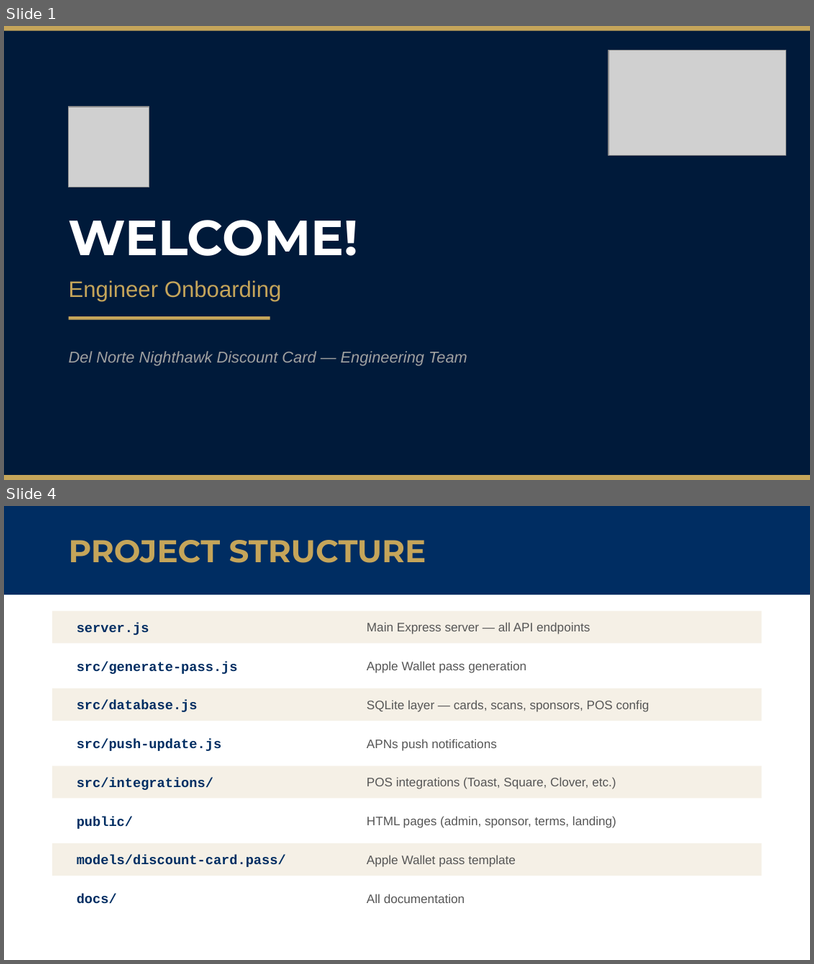
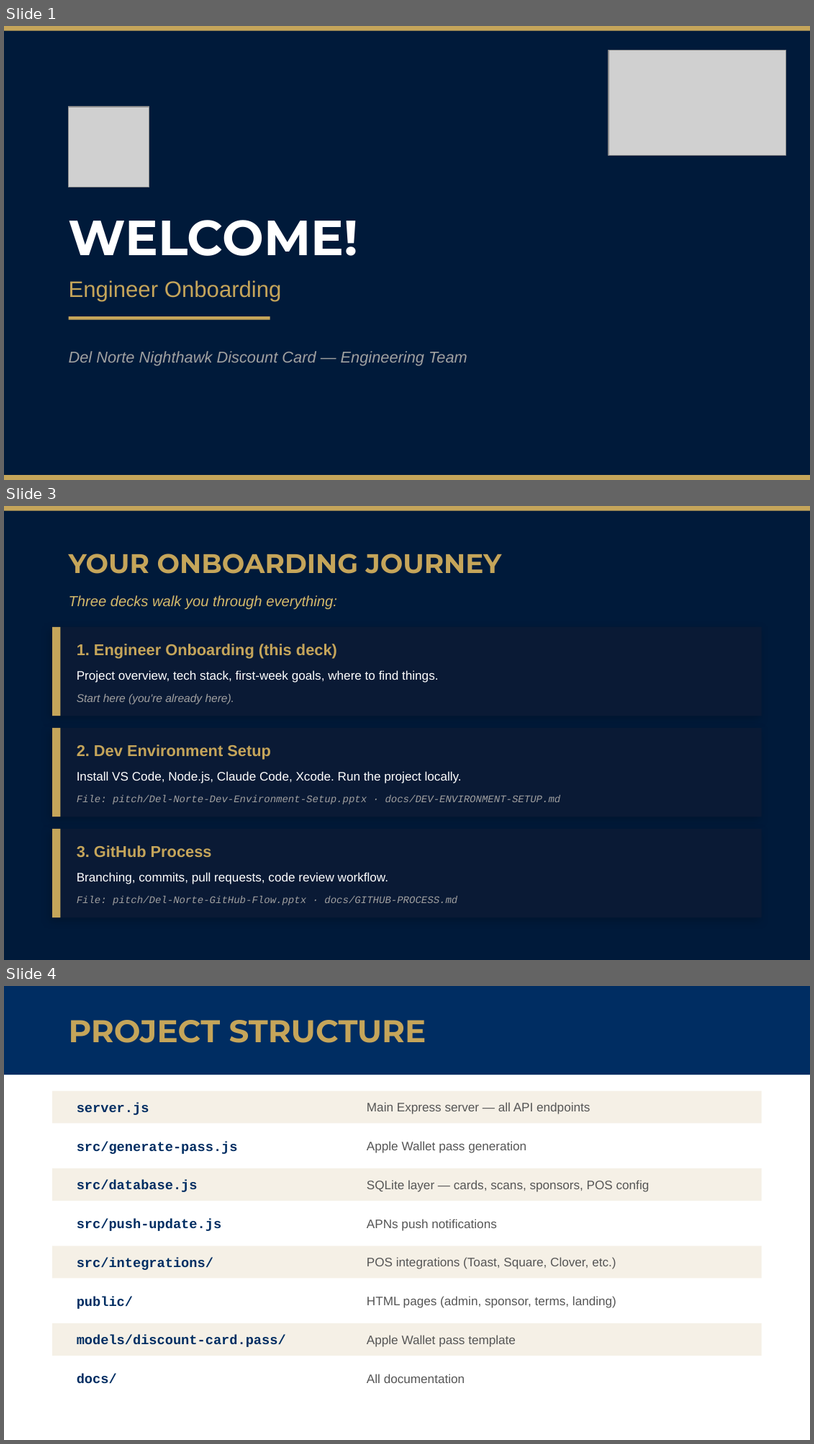
Before and after one commit to hoserR9/school-discount-pass, a slide deck: pitch/Del-Norte-Engineer-Onboarding.pptx. Shown one above the other, each under a label of ours: slides 1 and 4 before the commit, slides 1, 3 and 4 after it; the slides between them are not shown. The pictures are 814x964 and 814x1444 pixels, drawn with LibreOffice and Linux fonts; fonts in the diff are those of the drawing; grey boxes stand for pictures. Boxes give left, top, right and bottom in pixels: in the first picture for what was removed or moved away, otherwise in the second. Text is boxed around its words. In the diff, an @@ line names an element or a change of style, - is before the commit and + after.

```diff
--- a/pitch/Del-Norte-Engineer-Onboarding.pptx
+++ b/pitch/Del-Norte-Engineer-Onboarding.pptx
@@ slide 3 added at [4,506,810,960], background #001A3A @@
@@ rectangle added at [4,506,810,511], fill #C5A55A @@
@@ text added at [69,554,502,574], 24 pt, text #C5A55A, bold @@
+YOUR ONBOARDING JOURNEY
@@ text added at [69,595,337,609], 13 pt, text #D4B96A, italic @@
+Three decks walk you through everything:
@@ rectangle added at [52,627,762,716], fill #0A1A35 @@
@@ rectangle added at [52,627,60,716], fill #C5A55A @@
@@ text added at [77,644,337,659], 14 pt, text #C5A55A, bold @@
+1. Engineer Onboarding (this deck)
@@ text added at [77,670,439,682], 11 pt, text #FFFFFF @@
+Project overview, tech stack, first-week goals, where to find things.
@@ text added at [77,693,235,704], 10 pt, text #A0A0A0, italic @@
+Start here (you're already here).
@@ rectangle added at [52,728,762,816], fill #0A1A35 @@
@@ rectangle added at [52,728,60,816], fill #C5A55A @@
@@ text added at [77,744,271,759], 14 pt, text #C5A55A, bold @@
+2. Dev Environment Setup
@@ text added at [77,771,462,783], 11 pt, text #FFFFFF @@
+Install VS Code, Node.js, Claude Code, Xcode. Run the project locally.
@@ text added at [77,795,561,804], 9 pt, text #A0A0A0, italic @@
+File: pitch/Del-Norte-Dev-Environment-Setup.pptx · docs/DEV-ENVIRONMENT-SETUP.md
@@ rectangle added at [52,829,762,917], fill #0A1A35 @@
@@ rectangle added at [52,829,60,917], fill #C5A55A @@
@@ text added at [77,845,212,857], 14 pt, text #C5A55A, bold @@
+3. GitHub Process
@@ text added at [77,872,388,884], 11 pt, text #FFFFFF @@
+Branching, commits, pull requests, code review workflow.
@@ text added at [77,896,458,905], 9 pt, text #A0A0A0, italic @@
+File: pitch/Del-Norte-GitHub-Flow.pptx · docs/GITHUB-PROCESS.md
```
Also in this commit, not shown: 6 slides changed, 1 slide removed, 5 other files.
